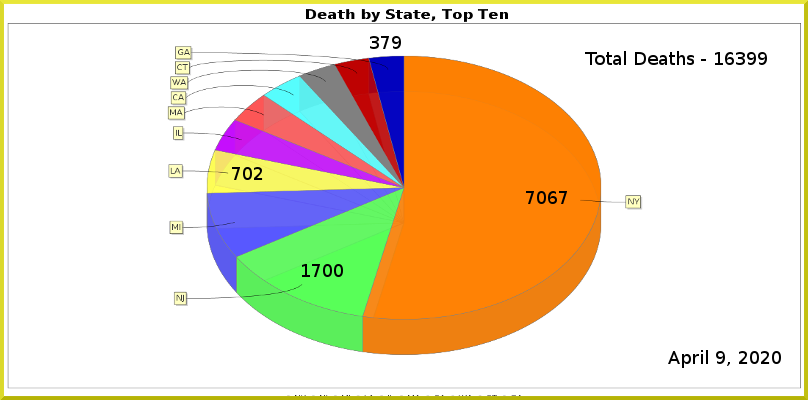
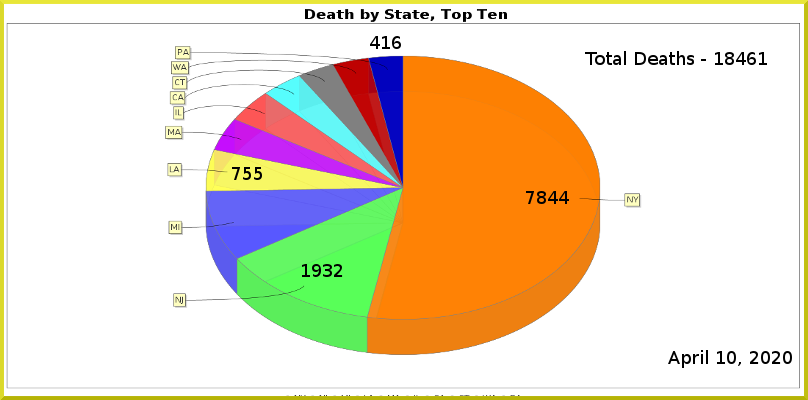
The second 808 × 400 image is a revision of the first. Changes to its layers:
painted on "Least" over [370, 36, 401, 49]
painted on "LA" over [243, 167, 263, 180]
painted on "NJ" over [312, 264, 343, 277]
painted on "NY" over [537, 191, 569, 204]
renamed "Total Deaths - 16399" to "Total Deaths - 18461", painted on it over [725, 52, 767, 65]
painted on "Current Date" over [716, 351, 792, 366]
painted on "Death_by_State.png" over [6, 9, 801, 396]
